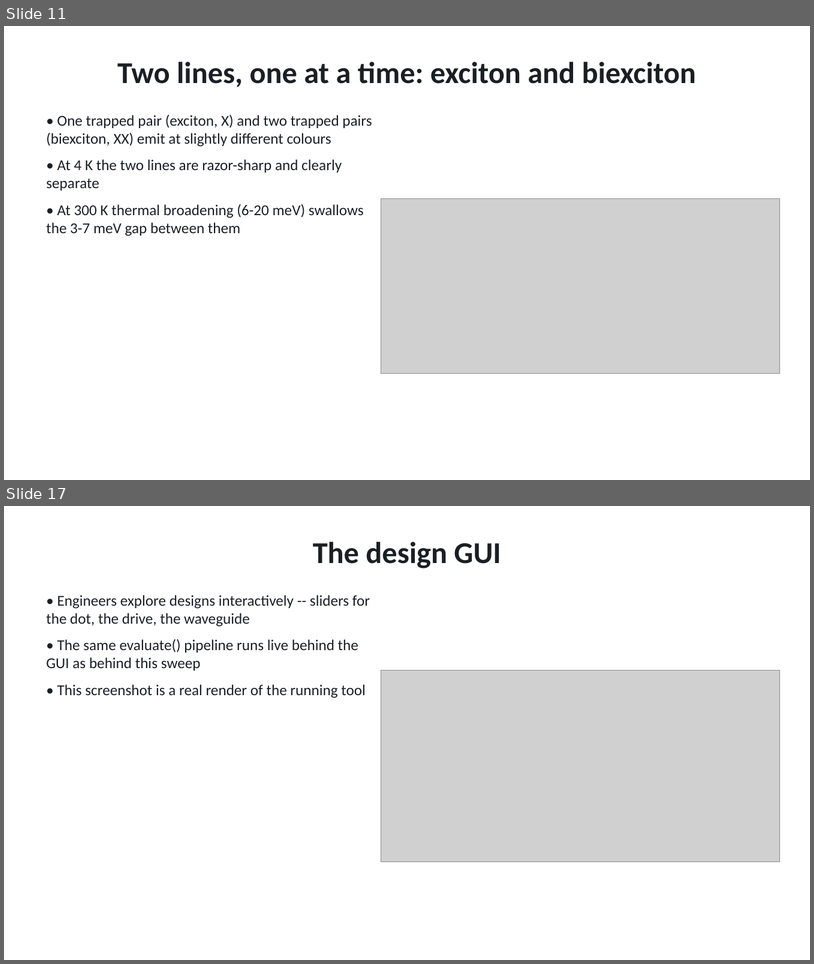
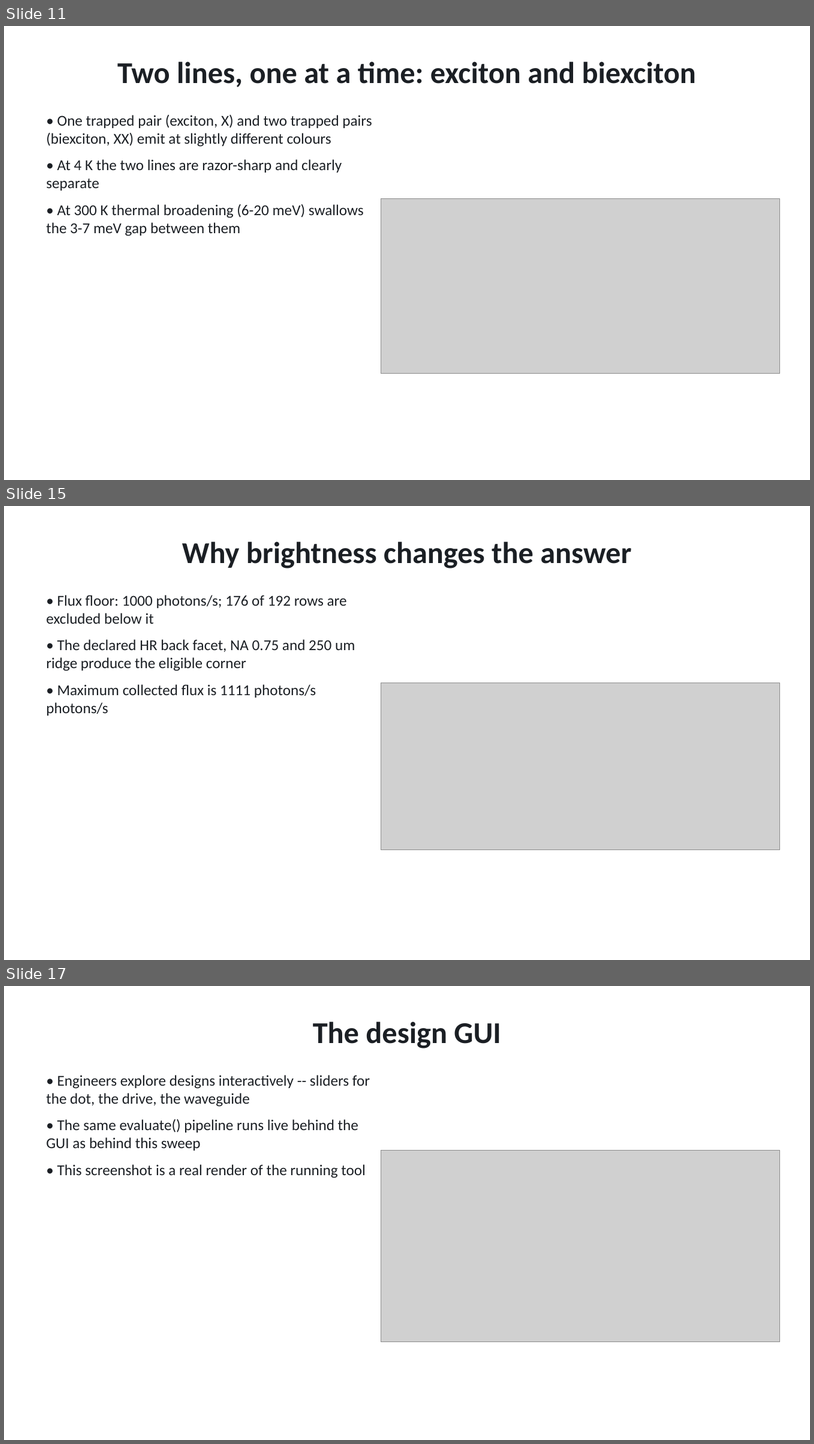
Before and after one commit to Alpharceus/qd-photon-sim, a slide deck: out/presentation/qd_edge_sps.pptx. Shown one above the other, each under a label of ours: slides 11 and 17 before the commit, slides 11, 15 and 17 after it; the slides between them are not shown. The pictures are 814x964 and 814x1444 pixels, drawn with LibreOffice and Linux fonts; fonts in the diff are those of the drawing; grey boxes stand for pictures. Boxes give left, top, right and bottom in pixels: in the first picture for what was removed or moved away, otherwise in the second. Text is boxed around its words. In the diff, an @@ line names an element or a change of style, - is before the commit and + after.

```diff
--- a/out/presentation/qd_edge_sps.pptx
+++ b/out/presentation/qd_edge_sps.pptx
@@ slide 15 added at <box>4,506,810,960</box>, background #FFFFFF @@
@@ title added at <box>182,541,632,568</box>, 36 pt, text #1B1F24, bold @@
+Why brightness changes the answer
@@ text added at <box>46,595,355,715</box>, 18 pt, text #1B1F24 @@
+• Flux floor: 1000 photons/s; 176 of 192 rows are excluded below it
+• The declared HR back facet, NA 0.75 and 250 um ridge produce the eligible corner
+• Maximum collected flux is 1111 photons/s photons/s
@@ picture added at <box>381,682,780,850</box> @@
```
Also in this commit, not shown: 6 slides changed, 1 other slide added, 2 slides removed, 9 other files.
